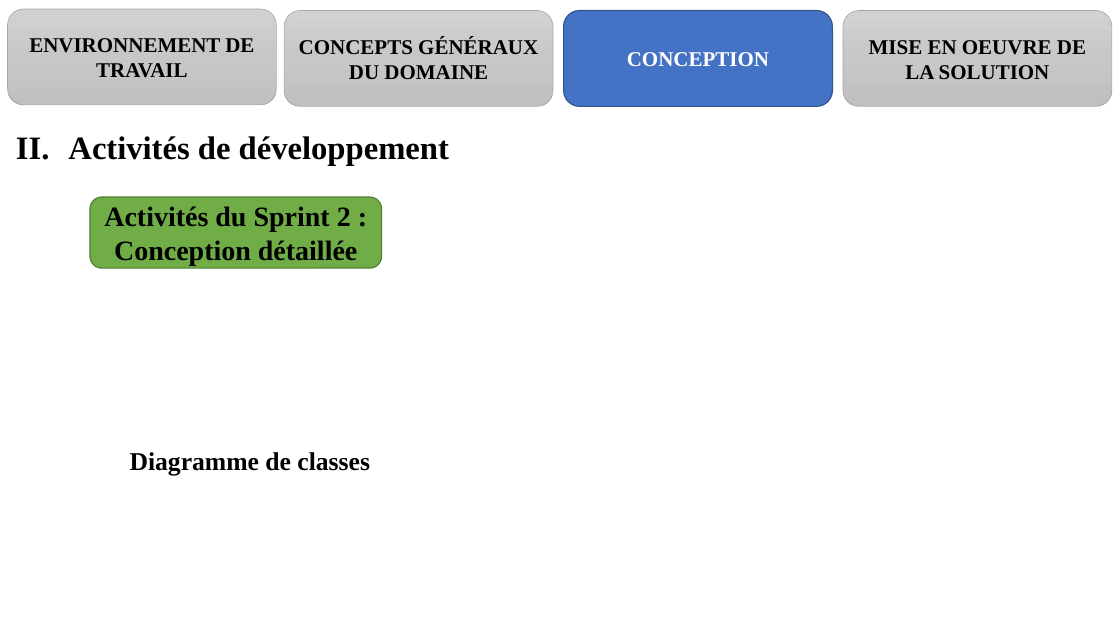
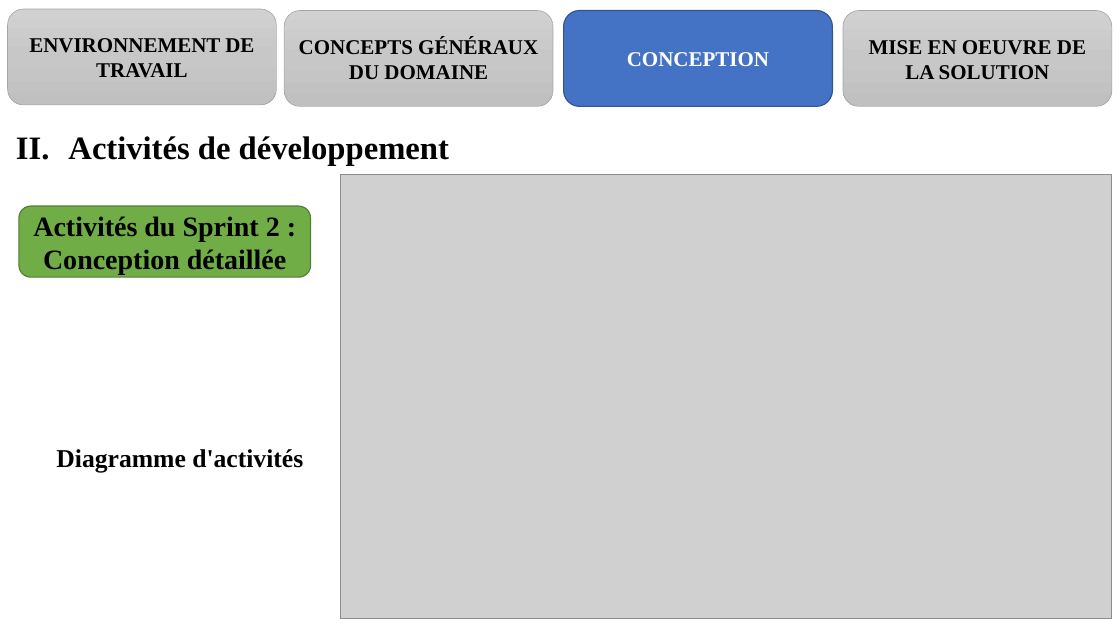
Before and after one commit to melaken/distdocs, a slide deck: slide 22 of Documents/theme/diapo.pptx. Drawn at 1120x630 pixels with LibreOffice and Linux fonts; fonts in the diff are those of the drawing; grey boxes stand for pictures. Boxes give left, top, right and bottom in pixels: in the first picture for what was removed or moved away, otherwise in the second. Text is boxed around its words. In the diff, an @@ line names an element or a change of style, - is before the commit and + after.

```diff
--- a/Documents/theme/diapo.pptx
+++ b/Documents/theme/diapo.pptx
@@ picture added at (341, 174, 1112, 618) @@
@@ rounded rectangle "Activités du Sprint 2 :": place and size @@
-rounded rectangle "Activités du Sprint 2 :" at (90, 197, 381, 269)
+rounded rectangle "Activités du Sprint 2 :" at (19, 206, 311, 277)
@@ text at (56, 449, 303, 472): text changed @@
-Diagramme de classes
+Diagramme d'activités
```
Also in this commit, not shown: 8 other slides changed, 12 other files.
